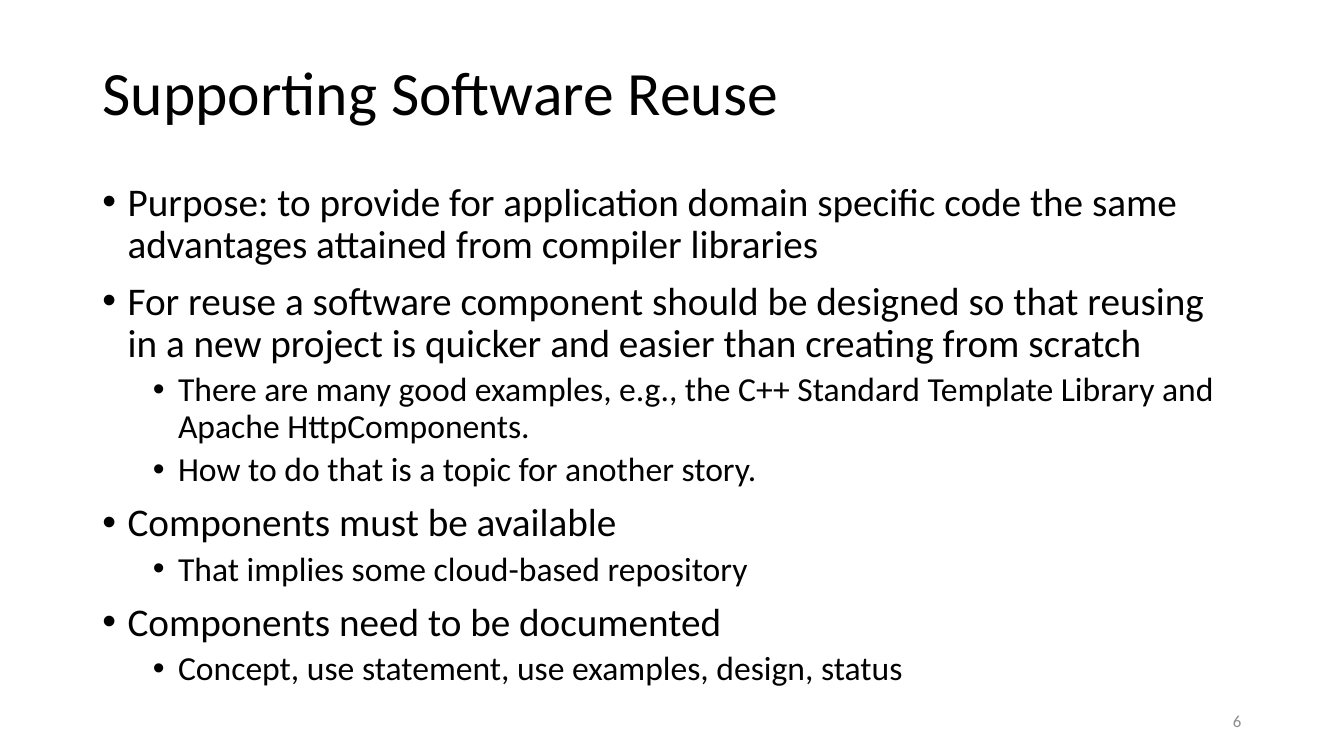
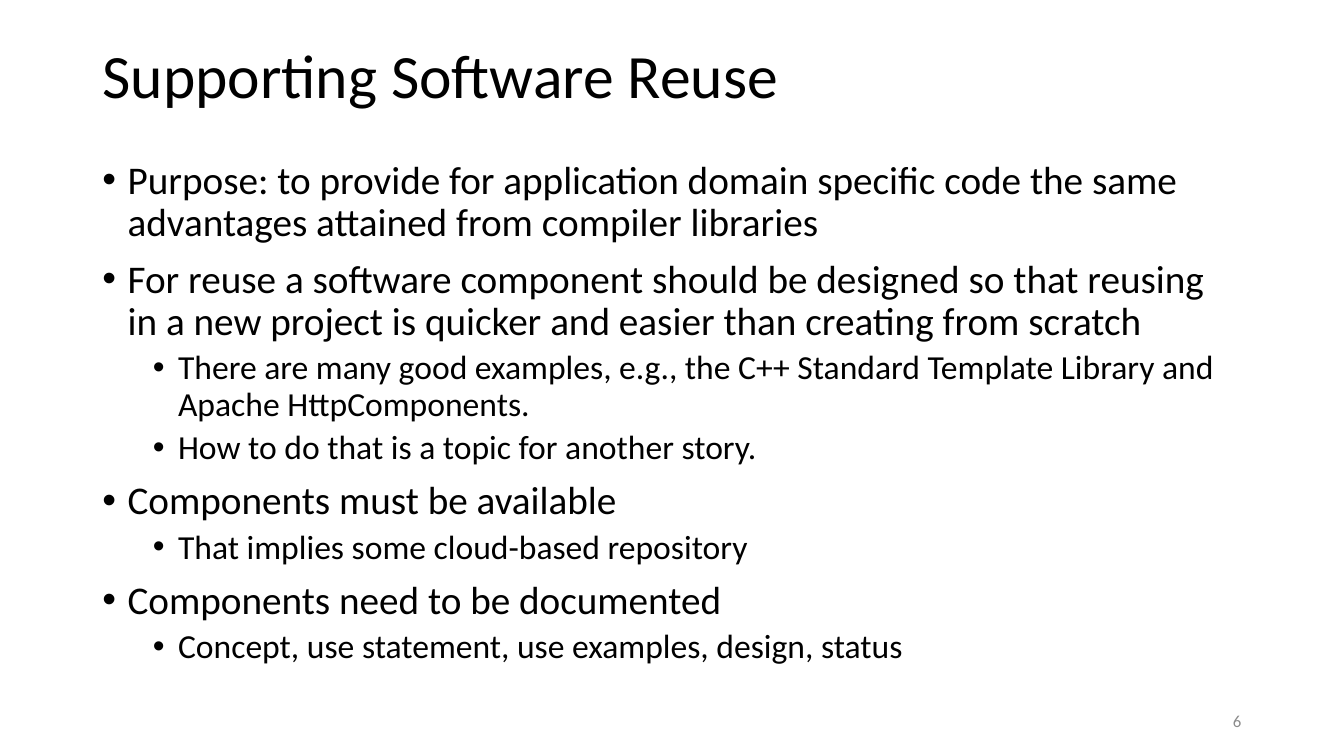
Before and after one commit to JimFawcett/JimFawcett.github.io, a slide deck: slide 6 of Resources/PublishingSourceCode.pptx. Drawn at 1344x756 pixels with LibreOffice and Linux fonts; fonts in the diff are those of the drawing. Boxes give left, top, right and bottom in pixels: in the first picture for what was removed or moved away, otherwise in the second. Text is boxed around its words. In the diff, an @@ line names an element or a change of style, - is before the commit and + after.

```diff
--- a/Resources/PublishingSourceCode.pptx
+++ b/Resources/PublishingSourceCode.pptx
@@ title "Supporting Software Reuse": place and size @@
-title "Supporting Software Reuse" at (102,72,778,126)
+title "Supporting Software Reuse" at (102,55,778,109)
@@ text "Purpose: to provide for application ...": place and size @@
-text "Purpose: to provide for application ..." at (128,188,1213,686)
+text "Purpose: to provide for application ..." at (128,166,1213,664)
```
Also in this commit, not shown: 3 other slides changed, 1 other file.
